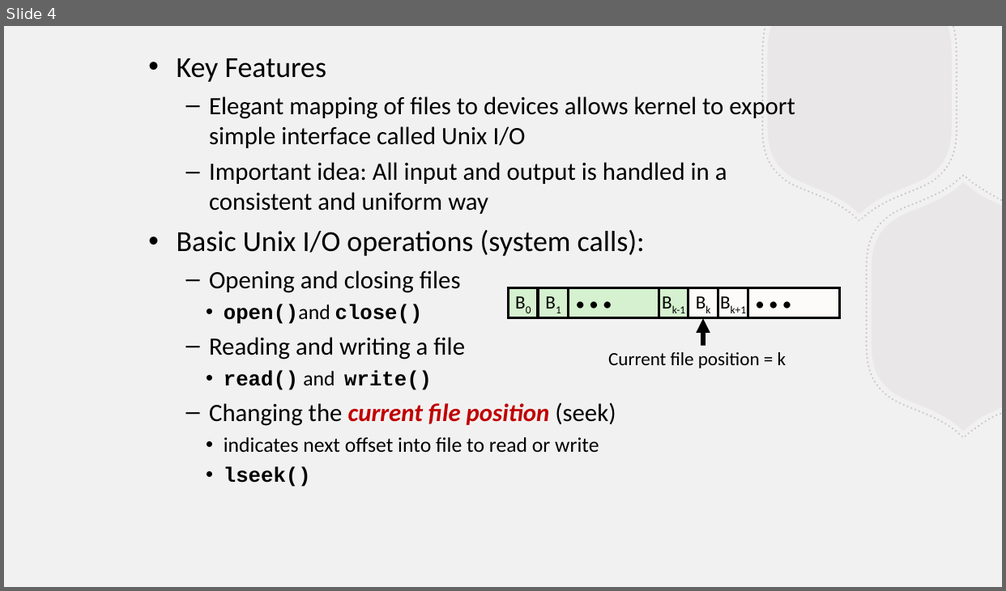
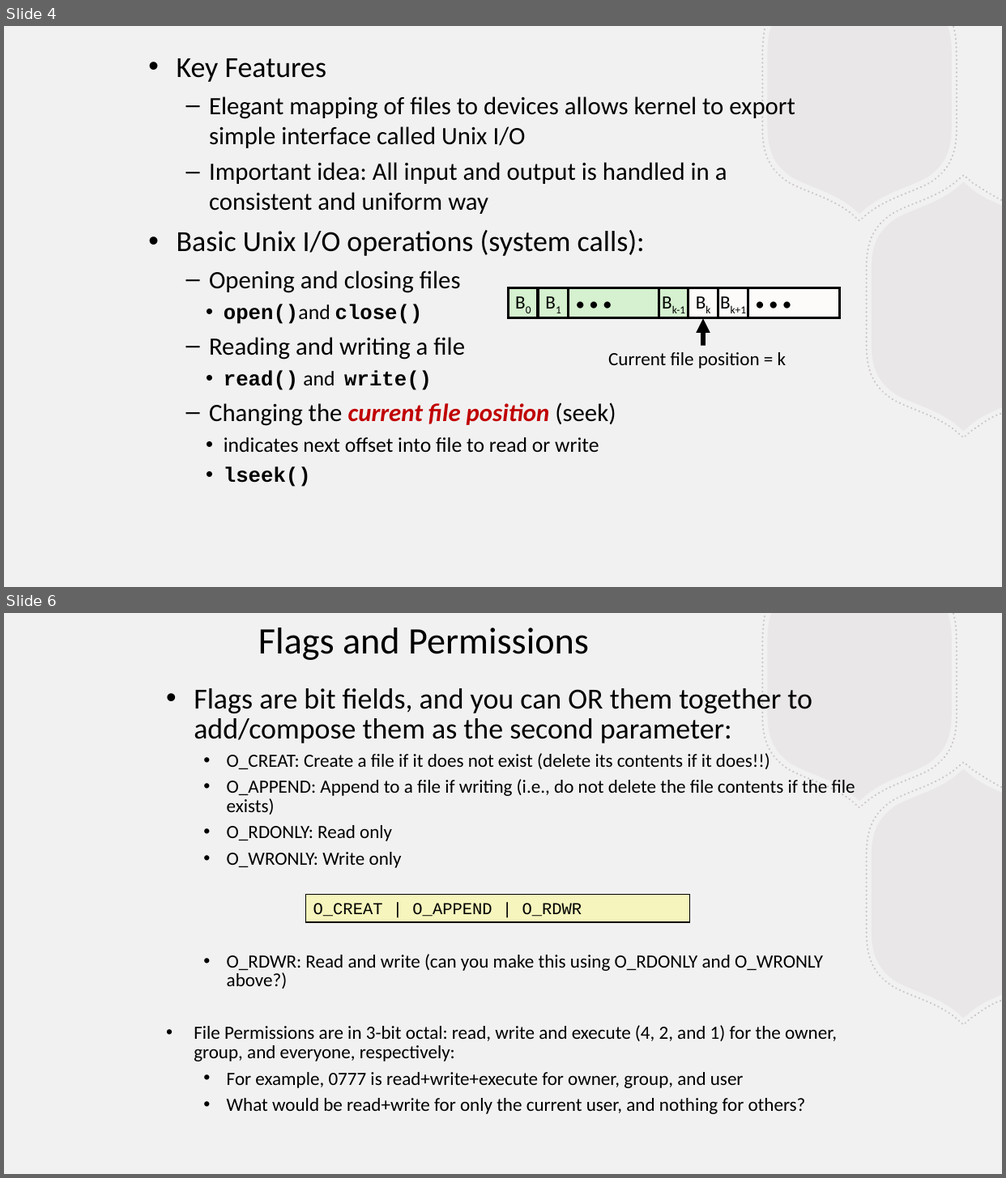
Before and after one commit to BillJr99/Ursinus-CS376, a slide deck: files/lectures/fileio.pptx. Shown one above the other, each under a label of ours: slide 4 before the commit, slides 4 and 6 after it; the slides between them are not shown. The pictures are 1006x591 and 1006x1178 pixels, drawn with LibreOffice and Linux fonts; fonts in the diff are those of the drawing. Boxes give left, top, right and bottom in pixels: in the first picture for what was removed or moved away, otherwise in the second. Text is boxed around its words. In the diff, an @@ line names an element or a change of style, - is before the commit and + after.

```diff
--- a/files/lectures/fileio.pptx
+++ b/files/lectures/fileio.pptx
@@ slide 6 added at (x1=4, y1=613, x2=1002, y2=1174), background #F2F1F1; not listed: 4 template elements that a slide beside it also shows @@
@@ text added at (x1=258, y1=628, x2=589, y2=660), 36 pt, text #000000 @@
+Flags and Permissions
@@ text added at (x1=194, y1=687, x2=855, y2=1114), 18 pt, text #000000 @@
+• Flags are bit fields, and you can OR them together to add/compose them as the second parameter:
+  • O_CREAT: Create a file if it does not exist (delete its contents if it does!!)
+  • O_APPEND: Append to a file if writing (i.e., do not delete the file contents if the file exists)
+  • O_RDONLY: Read only
+  • O_WRONLY: Write only
+  • O_RDWR: Read and write (can you make this using O_RDONLY and O_WRONLY above?)
+• File Permissions are in 3-bit octal: read, write and execute (4, 2, and 1) for the owner, group, and everyone, respectively:
+  • For example, 0777 is read+write+execute for owner, group, and user
+  • What would be read+write for only the current user, and nothing for others?
@@ rectangle added at (x1=305, y1=895, x2=690, y2=922), fill #F6F5BD, outline #000000 0.99 pt, 16 pt, text #000000 @@
+O_CREAT | O_APPEND | O_RDWR
```
Also in this commit, not shown: 1 slide changed.
